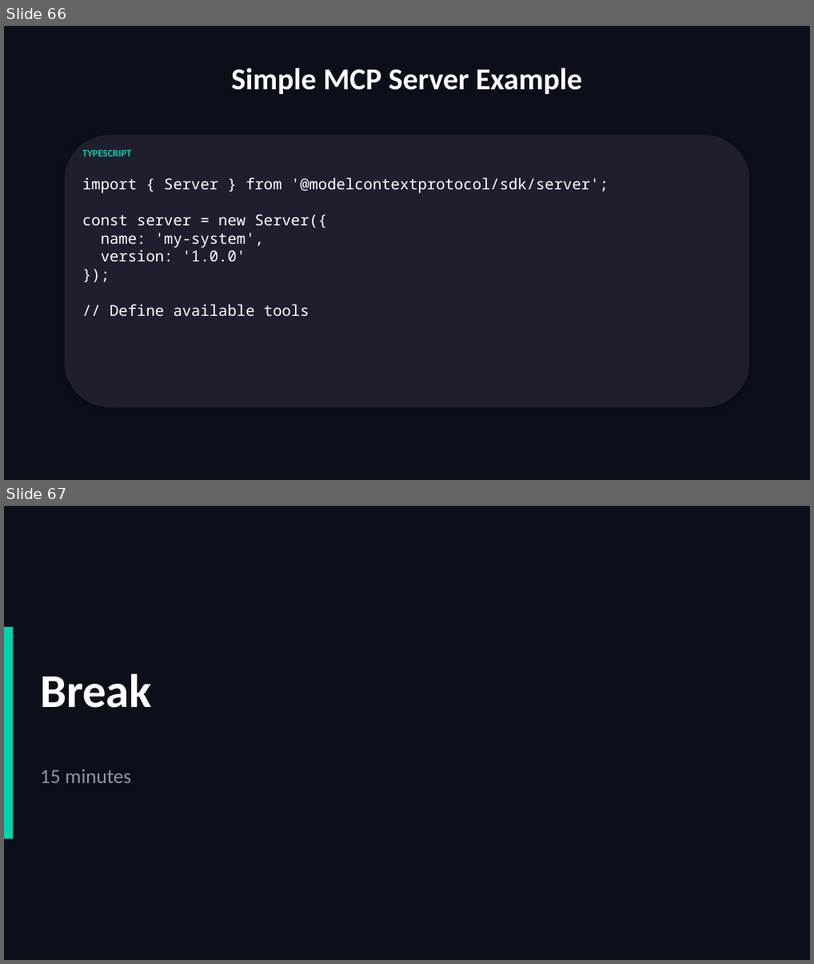
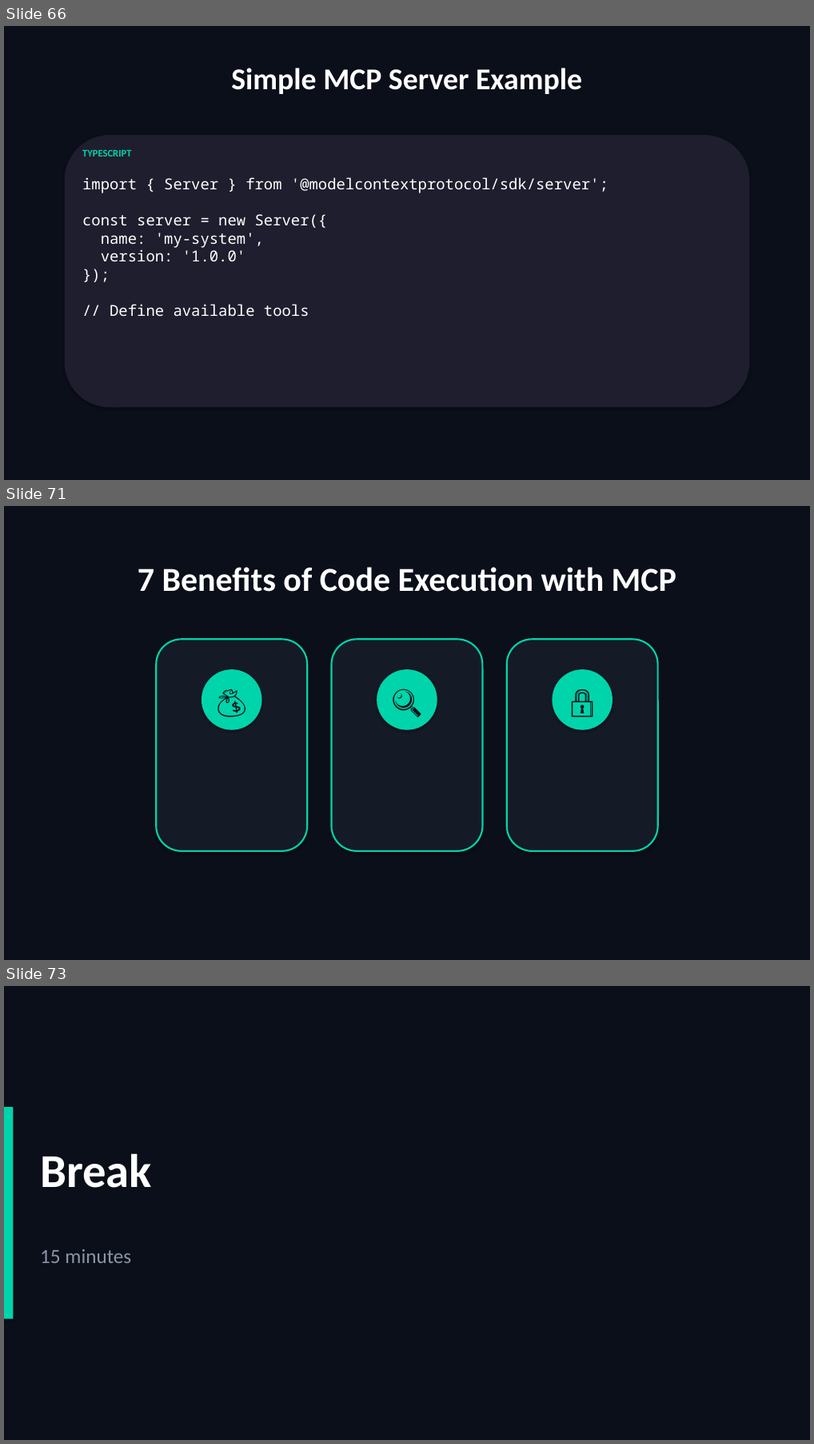
Before and after one commit to scottrhay/AIA-ClaudeCopilot, a slide deck: slides/Day3_Claude_Code_Advanced.pptx. Shown one above the other, each under a label of ours: slides 66 and 67 before the commit, slides 66, 71 and 73 after it; the slides between them are not shown. The pictures are 814x964 and 814x1444 pixels, drawn with LibreOffice and Linux fonts; fonts in the diff are those of the drawing. Boxes give left, top, right and bottom in pixels: in the first picture for what was removed or moved away, otherwise in the second. Text is boxed around its words. In the diff, an @@ line names an element or a change of style, - is before the commit and + after.

```diff
--- a/slides/Day3_Claude_Code_Advanced.pptx
+++ b/slides/Day3_Claude_Code_Advanced.pptx
@@ slide 71 added at [4,506,810,960], background #0B0F1A @@
@@ text added at [138,567,677,592], 40 pt, text #FFFFFF, bold @@
+7 Benefits of Code Execution with MCP
@@ rounded rectangle added at [157,639,308,851], fill #141A26, outline #00D4AA 2 pt @@
@@ rounded rectangle added at [332,639,483,851], fill #141A26, outline #00D4AA 2 pt @@
@@ rounded rectangle added at [507,639,658,851], fill #141A26, outline #00D4AA 2 pt @@
@@ ellipse added at [202,669,262,730], fill #00D4AA @@
@@ text added at [202,669,262,730], 36 pt, text #0B0F1A, bold @@
+💰
@@ ellipse added at [378,669,438,730], fill #00D4AA @@
@@ text added at [378,669,438,730], 36 pt, text #0B0F1A, bold @@
+🔍
@@ ellipse added at [553,669,613,730], fill #00D4AA @@
@@ text added at [553,669,613,730], 36 pt, text #0B0F1A, bold @@
+🔒
@@ what was slide 67 is now slide 73 @@
```
Also in this commit, not shown: 5 other slides added.
